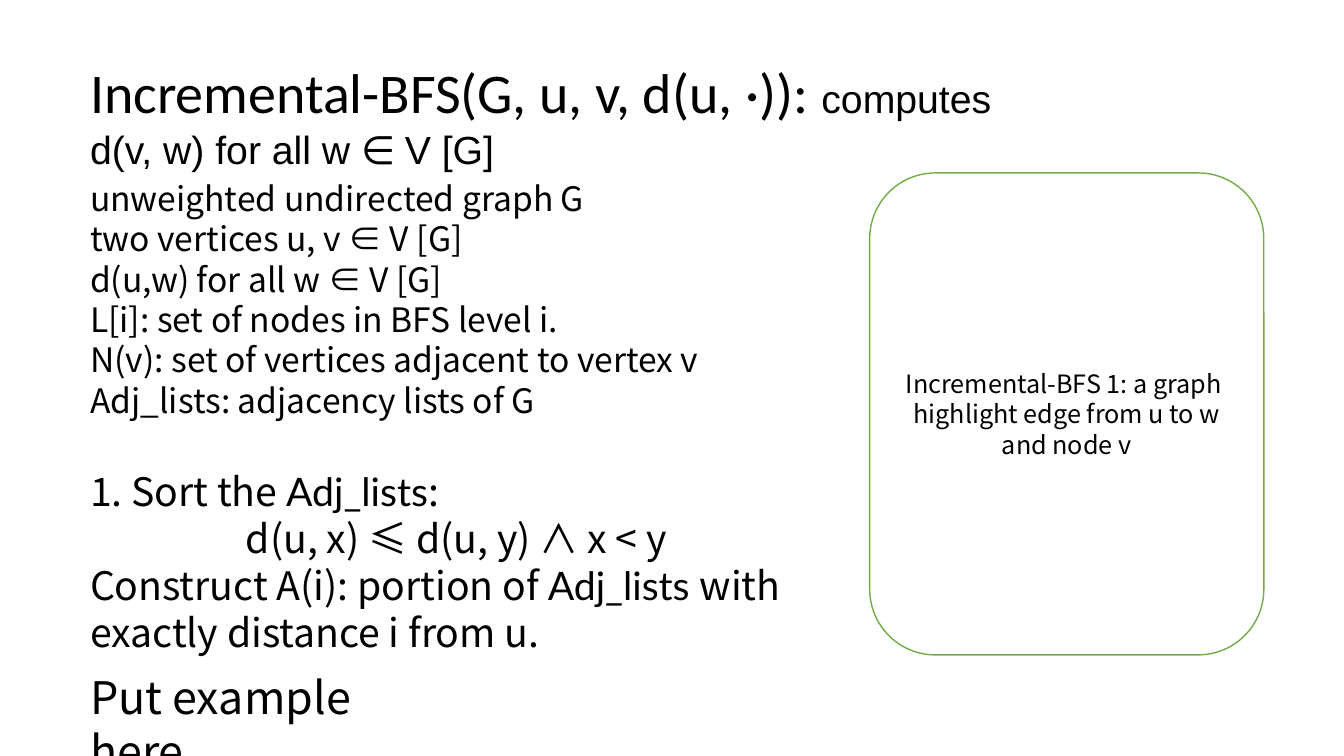
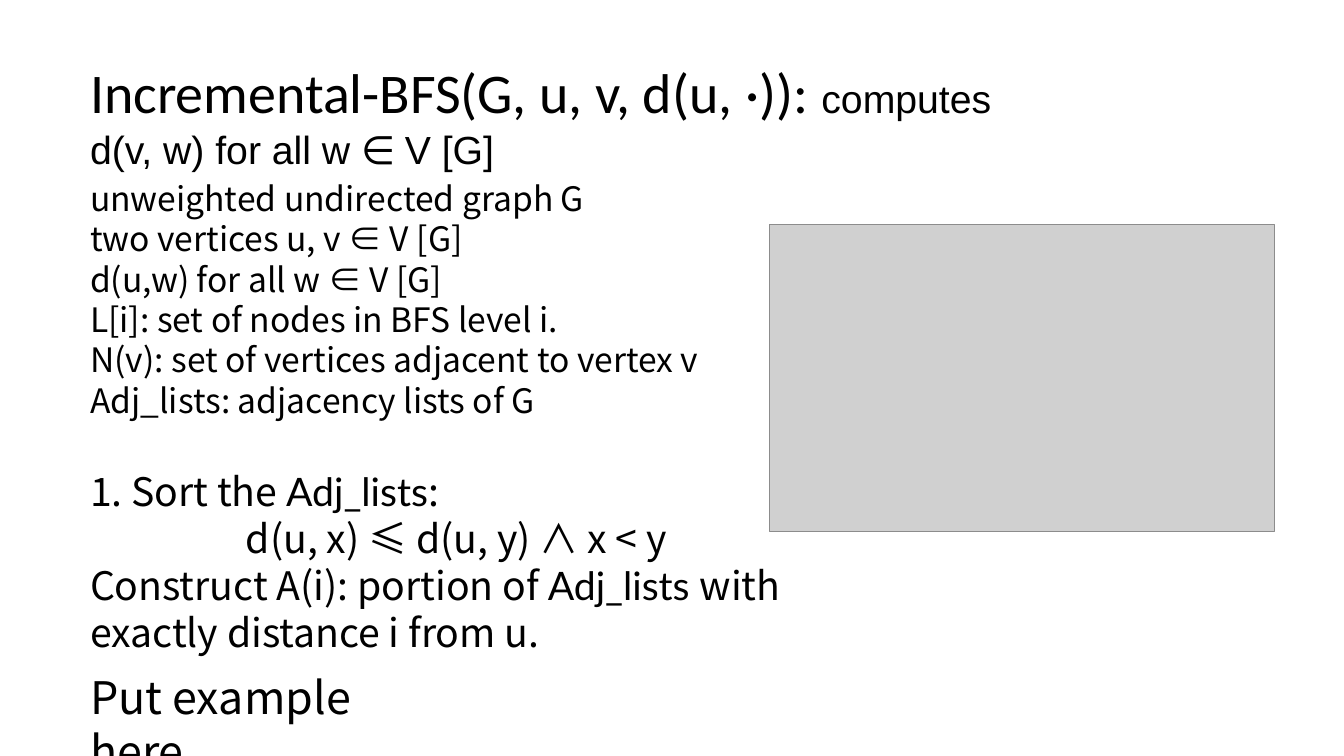
Before and after one commit to KSDeng/CS5234_miniproject, a slide deck: slide 19 of slide.pptx (slide 11 before the commit). Drawn at 1344x756 pixels with LibreOffice and Linux fonts; fonts in the diff are those of the drawing; grey boxes stand for pictures. Boxes give left, top, right and bottom in pixels: in the first picture for what was removed or moved away, otherwise in the second. Text is boxed around its words. In the diff, an @@ line names an element or a change of style, - is before the commit and + after.

```diff
--- a/slide.pptx
+++ b/slide.pptx
@@ rounded rectangle removed at bbox=[870, 173, 1264, 655] @@
-Incremental-BFS 1: a graph
-highlight edge from u to w and node v
@@ picture added at bbox=[770, 224, 1274, 531] @@
```
Also in this commit, not shown: 10 other slides changed, 13 slides added, 4 slides removed, 1 other file.
